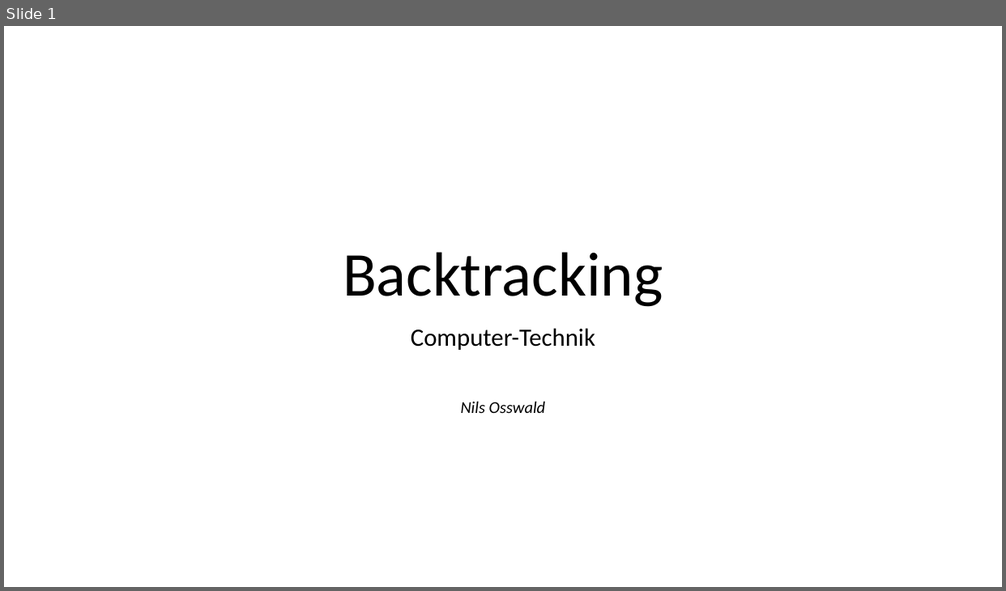
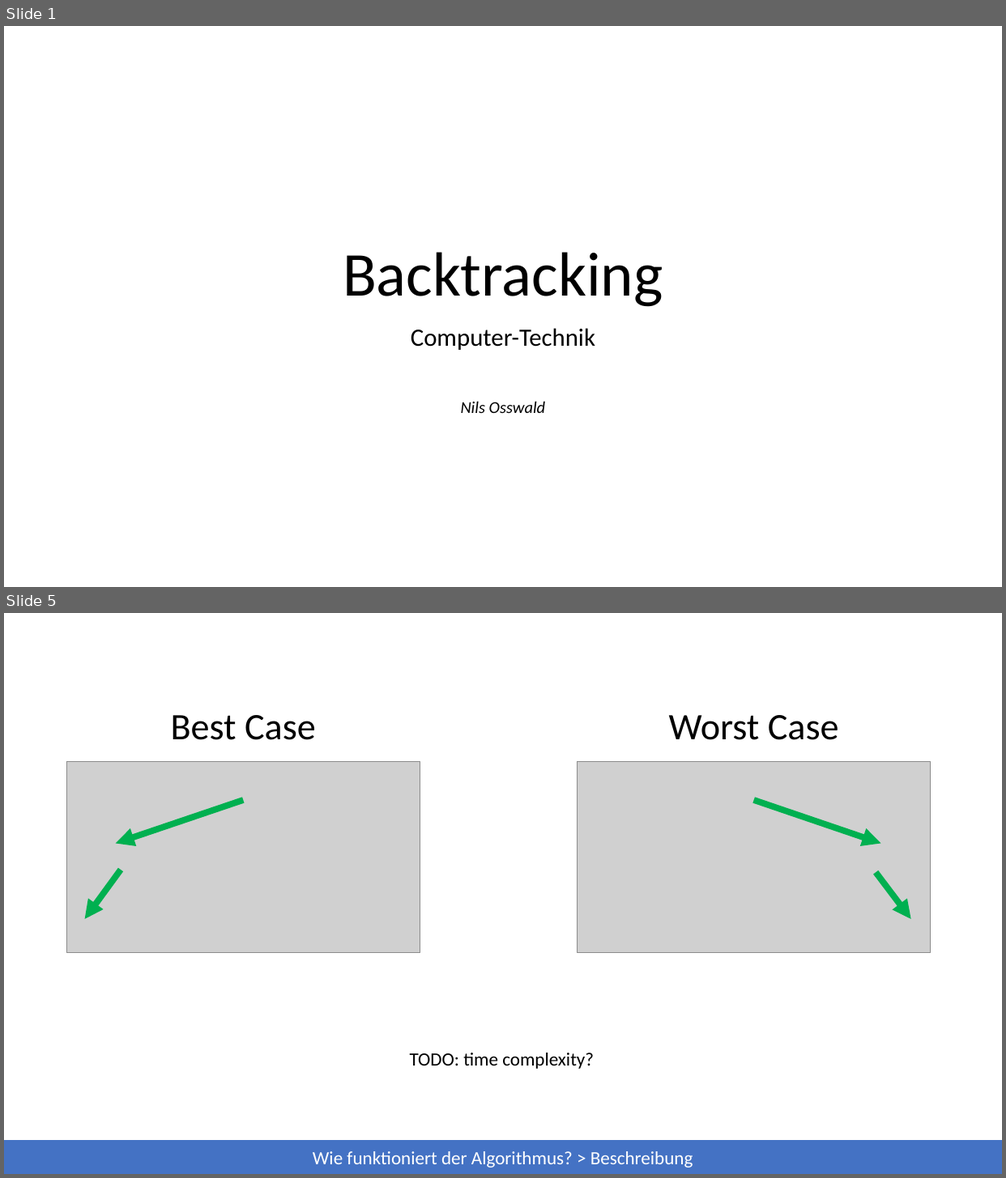
Before and after one commit to 7rebux/backtracking, a slide deck: _presentation/main.pptx. Shown one above the other, each under a label of ours: slide 1 before the commit, slides 1 and 5 after it; the slides between them are not shown. The pictures are 1006x591 and 1006x1178 pixels, drawn with LibreOffice and Linux fonts; fonts in the diff are those of the drawing; grey boxes stand for pictures. Boxes give left, top, right and bottom in pixels: in the first picture for what was removed or moved away, otherwise in the second. Text is boxed around its words. In the diff, an @@ line names an element or a change of style, - is before the commit and + after.

```diff
--- a/_presentation/main.pptx
+++ b/_presentation/main.pptx
@@ slide 5 added at <box>4,613,1002,1174</box>, background #FFFFFF @@
@@ text added at <box>171,715,316,740</box>, 36 pt, text #000000 @@
+Best Case
@@ text added at <box>669,715,839,740</box>, 36 pt, text #000000 @@
+Worst Case
@@ picture added at <box>67,762,420,953</box> @@
@@ picture added at <box>577,762,931,953</box> @@
@@ arrow added from (244, 800) to (116, 844), #00B050 6 pt @@
@@ arrow added from (754, 800) to (881, 844), #00B050 6 pt @@
@@ arrow added from (121, 870) to (85, 919), #00B050 6 pt @@
@@ arrow added from (876, 873) to (911, 919), #00B050 6 pt @@
@@ text added at <box>410,1053,594,1069</box>, 18 pt, text #000000 @@
+TODO: time complexity?
@@ rectangle added at <box>4,1141,1002,1174</box>, fill #4472C4, 18 pt, text #FFFFFF @@
+Wie funktioniert der Algorithmus? > Beschreibung
```
Also in this commit, not shown: 3 slides changed, 10 other slides added, 8 other files.
